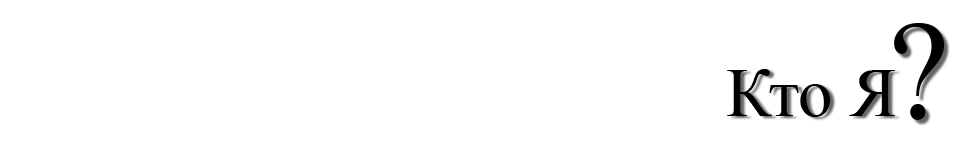
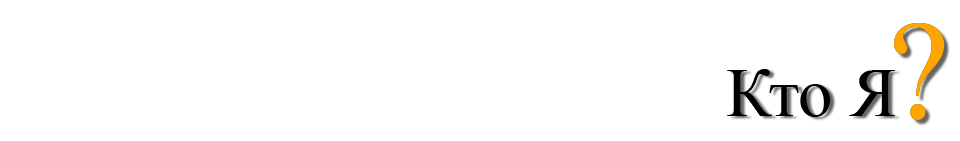
Revision of a layered 960 x 141 image; what changed, layer by layer:
added layer "?" (1st of 2) above "?" over [894, 23, 945, 120]
